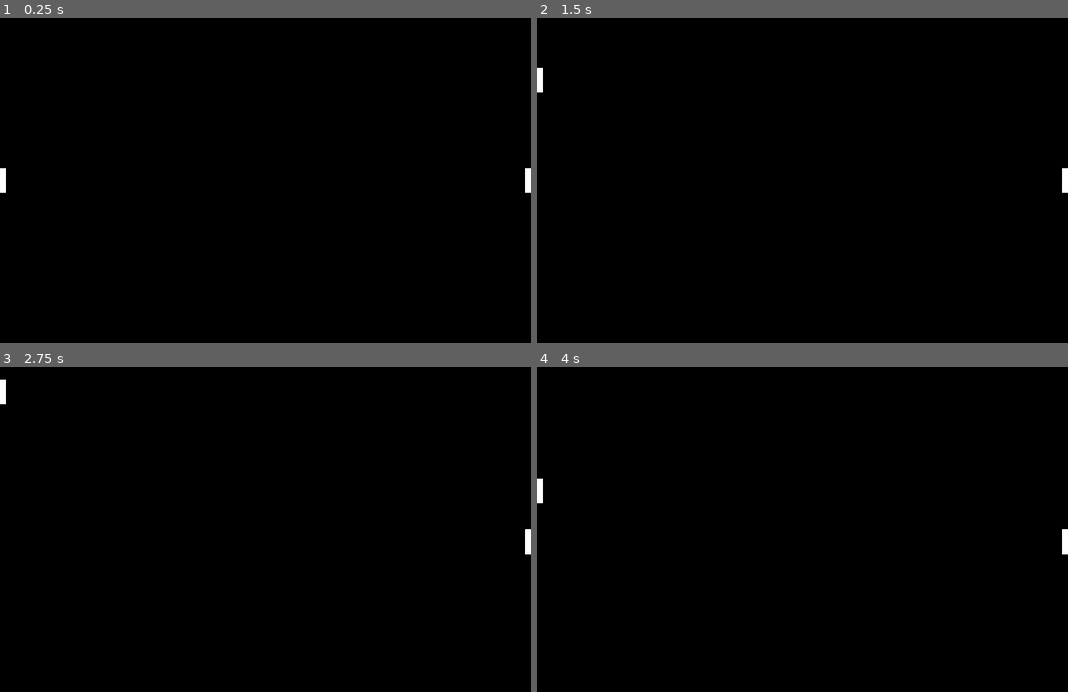
Above: before the commit, frames 1-4 (two rows, left to right).
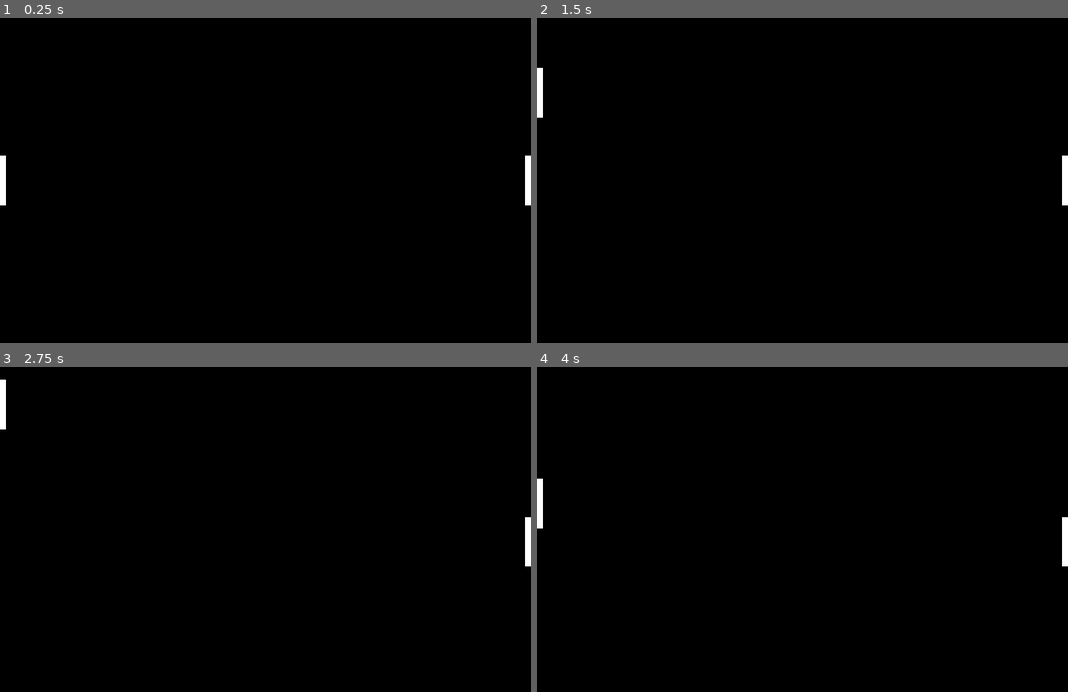
Above: after the commit, the same moments.

Repository: menteValidus/20-games-challenge
Game: Godot game, scene res://scenes/main.tscn
Same seed, same stepped clock (60 frames per second), same inputs: the game is played once before the commit and once after it.
Inputs:
- Up to frame 1 (0.25 s): no input
- Up to frame 2 (1.5 s): tap Enter at 0.5 s; hold W (up) 0.53-1.28 s; tap Down (down_2) at 0.6 s; hold S (down) from 1.28 s (still down); tap Up (up_2) at 1.35 s
- Up to frame 3 (2.75 s): release S (down) at 2.03 s; hold W (up) from 2.03 s (still down); tap Down (down_2) at 2.1 s
- Up to frame 4 (4 s): tap Up (up_2) at 2.85 s; tap Space at 3.5 s; release W (up) at 3.53 s; hold S (down) from 3.53 s (still down); tap Down (down_2) at 3.6 s

The runs differ from the first frame. In frame 1, 0.2% of the frame differs, in the area x 0-100%, y 42-58%; in frame 2, 0.2%; in frame 3, 0.2%; in frame 4, 0.2%.

Commit message:
Increase paddle height

Diff:
--- a/1-pong/scenes/paddle.tscn
+++ b/1-pong/scenes/paddle.tscn
@@ -3,7 +3,7 @@
 [ext_resource type="Texture2D" uid="uid://c54qkqrwsuxs4" path="res://base-color.png" id="1_sglu6"]
 
 [sub_resource type="RectangleShape2D" id="RectangleShape2D_n62ta"]
-size = Vector2(10, 40)
+size = Vector2(10, 80)
 
 [node name="Player" type="CharacterBody2D"]
 metadata/_edit_group_ = true
@@ -13,5 +13,5 @@
 
 [node name="Sprite2D" type="Sprite2D" parent="."]
 position = Vector2(4.76837e-07, -9.53674e-07)
-scale = Vector2(10, 40)
+scale = Vector2(10, 80)
 texture = ExtResource("1_sglu6")
